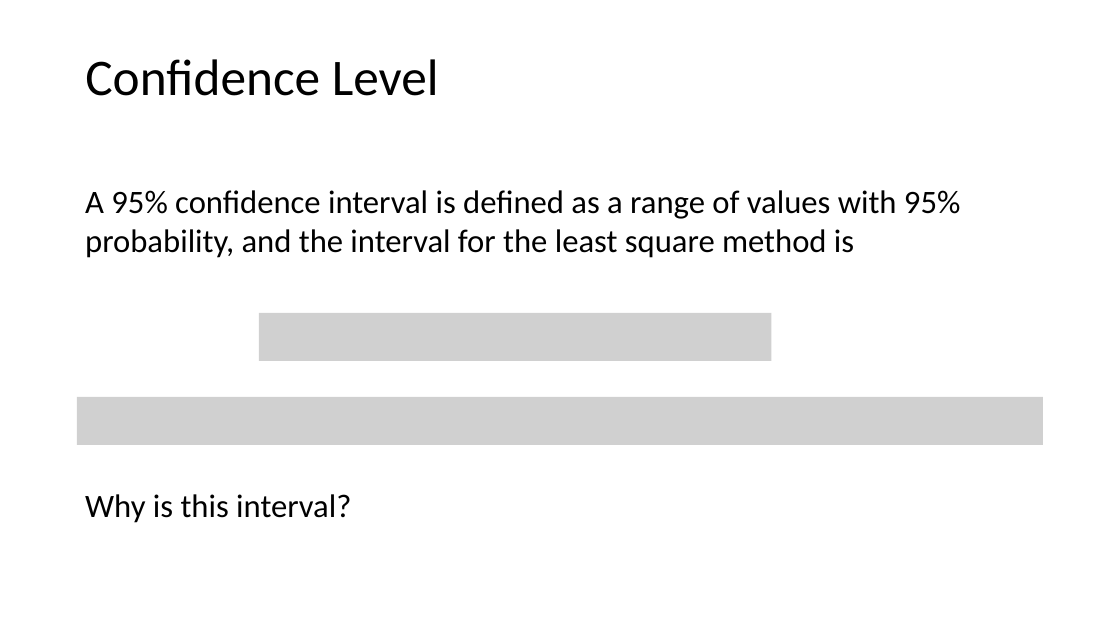
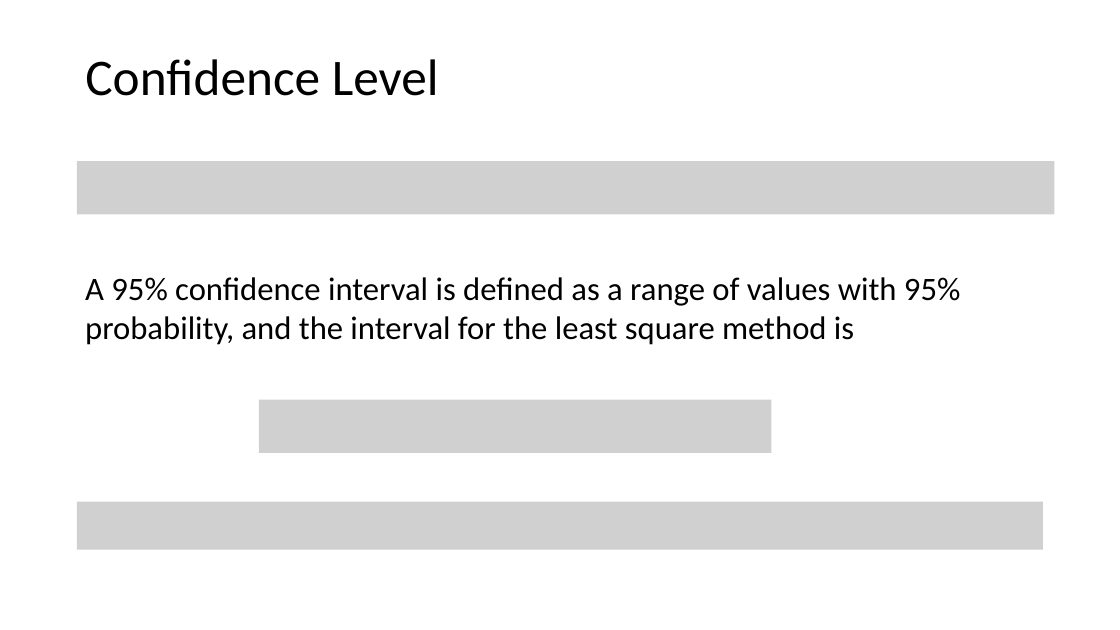
Before and after one commit to tianzheng4/tianzheng4.github.io, a slide deck: slide 13 of _umkc-teaching/slides/Lecture3.pptx (slide 11 before the commit). Drawn at 1120x630 pixels with LibreOffice and Linux fonts; fonts in the diff are those of the drawing; grey boxes stand for pictures. Boxes give left, top, right and bottom in pixels: in the first picture for what was removed or moved away, otherwise in the second. Text is boxed around its words. In the diff, an @@ line names an element or a change of style, - is before the commit and + after.

```diff
--- a/_umkc-teaching/slides/Lecture3.pptx
+++ b/_umkc-teaching/slides/Lecture3.pptx
@@ picture added at (77, 161, 1055, 215) @@
@@ text "A 95% confidence interval is ...": place and size @@
-text "A 95% confidence interval is ..." at (85, 190, 960, 258)
+text "A 95% confidence interval is ..." at (85, 277, 960, 345)
@@ picture removed at (259, 313, 771, 360) @@
@@ picture removed at (77, 397, 1044, 444) @@
@@ picture added at (259, 400, 771, 454) @@
@@ picture added at (77, 502, 1044, 549) @@
@@ text removed at (85, 494, 351, 523) @@
-Why is this interval?
```
Also in this commit, not shown: 4 other slides changed, 4 slides added.
